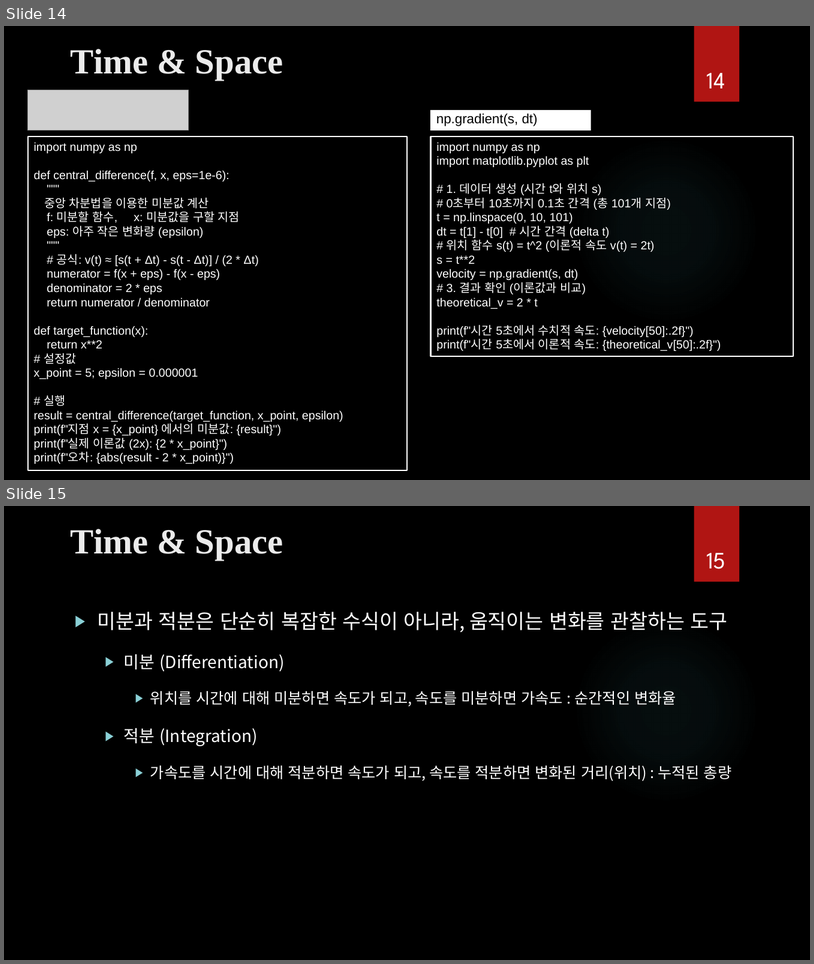
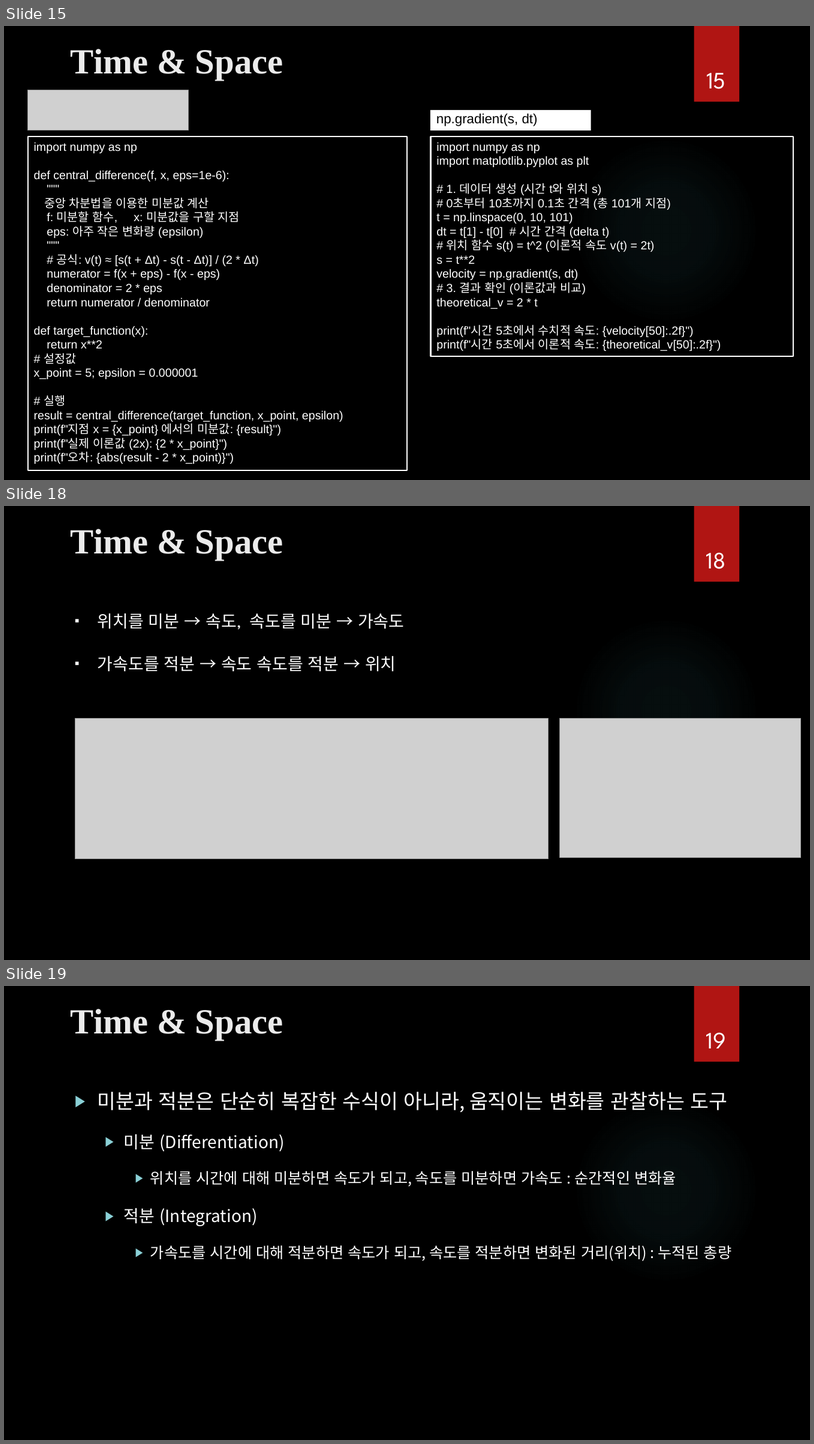
Before and after one commit to ancestor9/mathematics-for-machine-learning, a slide deck: Calculus/Modeling_Simulation.pptx. Shown one above the other, each under a label of ours: slides 14 and 15 before the commit, slides 15, 18 and 19 after it; the slides between them are not shown. The pictures are 814x964 and 814x1444 pixels, drawn with LibreOffice and Linux fonts; fonts in the diff are those of the drawing; grey boxes stand for pictures; background and template pictures are left out. Boxes give left, top, right and bottom in pixels: in the first picture for what was removed or moved away, otherwise in the second. Text is boxed around its words. In the diff, an @@ line names an element or a change of style, - is before the commit and + after.

```diff
--- a/Calculus/Modeling_Simulation.pptx
+++ b/Calculus/Modeling_Simulation.pptx
@@ slide 18 added at [4,506,810,960], background picture (left out); not listed: 2 template elements that a slide beside it also shows @@
@@ title added at [71,529,284,560], 42 pt, text #EBEBEB, bold @@
+Time & Space
@@ page number added at [707,552,726,569], 28 pt, text #FFFFFF @@
+18
@@ text added at [98,613,404,672], 20 pt, text #FFFFFF @@
+▪ 위치를 미분 → 속도, 속도를 미분 → 가속도
+▪ 가속도를 적분 → 속도 속도를 적분 → 위치
@@ picture added at [75,718,548,859] @@
@@ picture added at [561,718,802,858] @@
@@ what was slide 14 is now slide 15 @@
@@ page number at [707,73,726,89]: text changed @@
-14
+15
@@ what was slide 15 is now slide 19 @@
@@ page number at [707,1032,726,1048]: text changed @@
-15
+19
```
Also in this commit, not shown: 1 slide changed, 2 other slides added.
